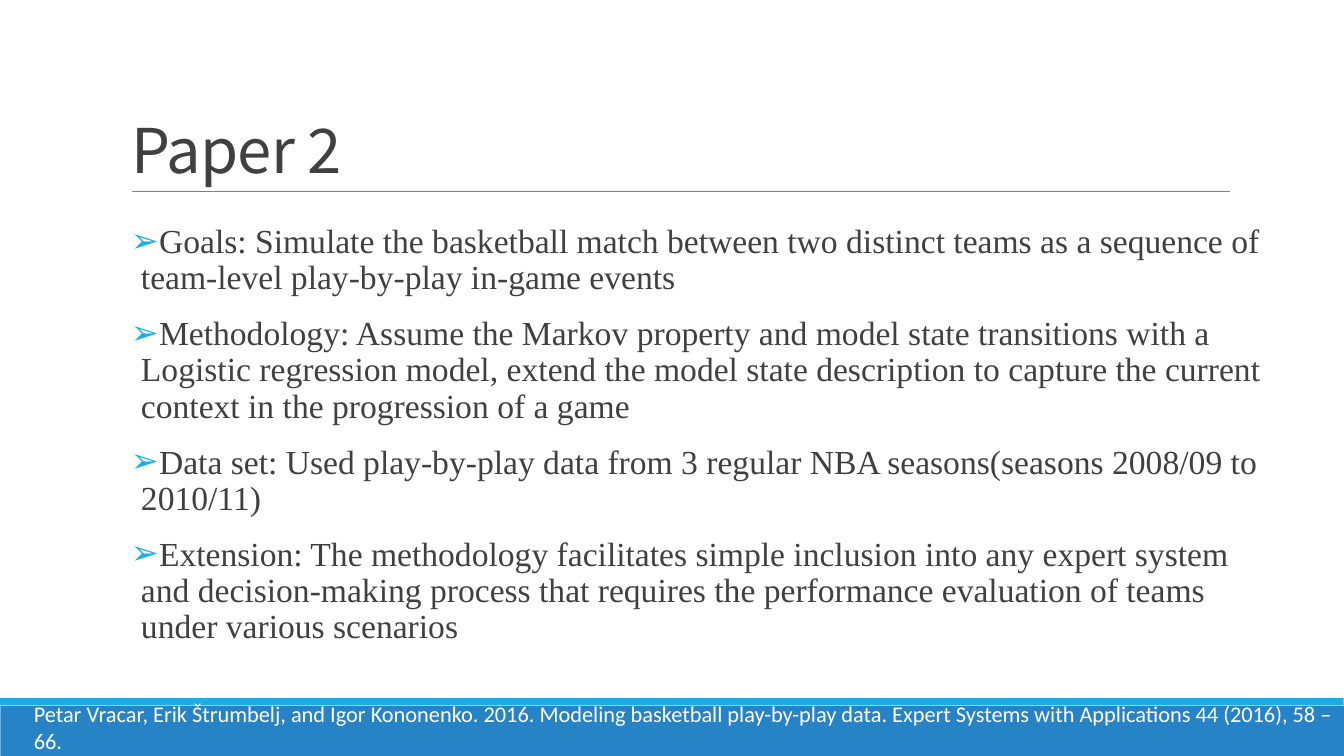
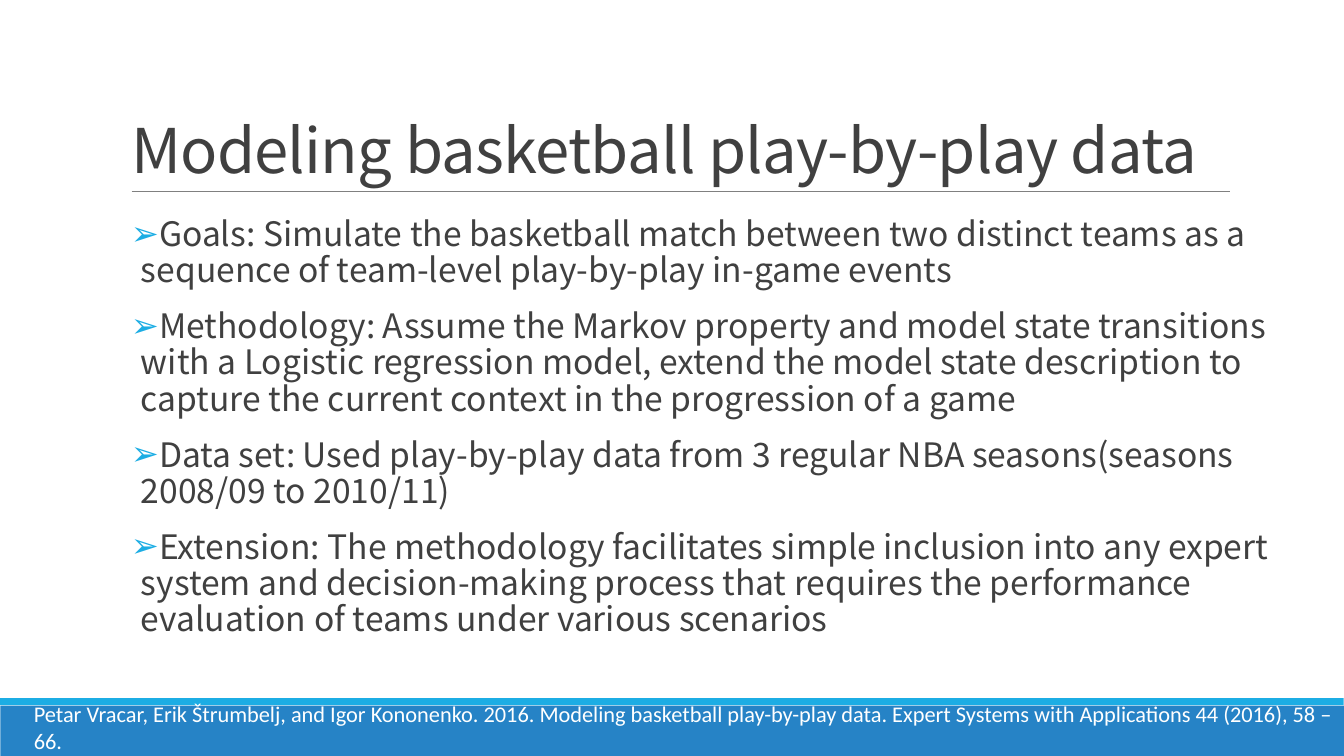
Before and after one commit to FindNorthStar/DataMining, a slide deck: slide 5 of homework_1/Luck is Hard to Beat The Difficulty of Sports Prediction.pptx. Drawn at 1344x756 pixels with LibreOffice and Linux fonts; fonts in the diff are those of the drawing. Boxes give left, top, right and bottom in pixels: in the first picture for what was removed or moved away, otherwise in the second. Text is boxed around its words. In the diff, an @@ line names an element or a change of style, - is before the commit and + after.

Commit message:
update the ppt (paper1 & paper 2)

```diff
--- a/homework_1/Luck is Hard to Beat The Difficulty of Sports Prediction.pptx
+++ b/homework_1/Luck is Hard to Beat The Difficulty of Sports Prediction.pptx
@@ title at bbox=[131, 124, 1197, 189]: text changed @@
-Paper 2
+Modeling basketball play-by-play data
@@ text "Goals: Simulate the basketball match ...": place and size @@
-text "Goals: Simulate the basketball match ..." at bbox=[141, 229, 1260, 639]
+text "Goals: Simulate the basketball match ..." at bbox=[141, 219, 1268, 632]
@@ text "Goals: Simulate the basketball match ..." at bbox=[141, 219, 1268, 632]: font Times New Roman to Noto Sans CJK SC @@
```
Also in this commit, not shown: 5 other slides changed.
